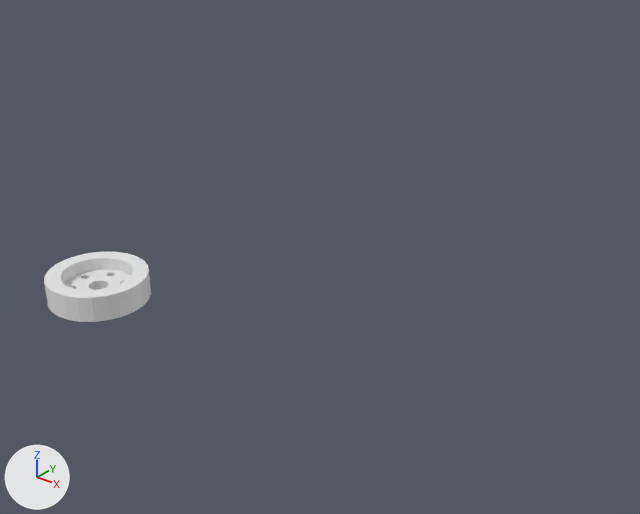
The Blender file wheels/wheels.blend, before and after one commit.
Both versions are drawn from a 50 mm lens placed at (255.0, -182.0, 162.0), pointed at (47.0, 77.0, 1.0). Lighting does not change. The marker at lower left points along +X, +Y and +Z.

The first picture shows 'dispenser'.
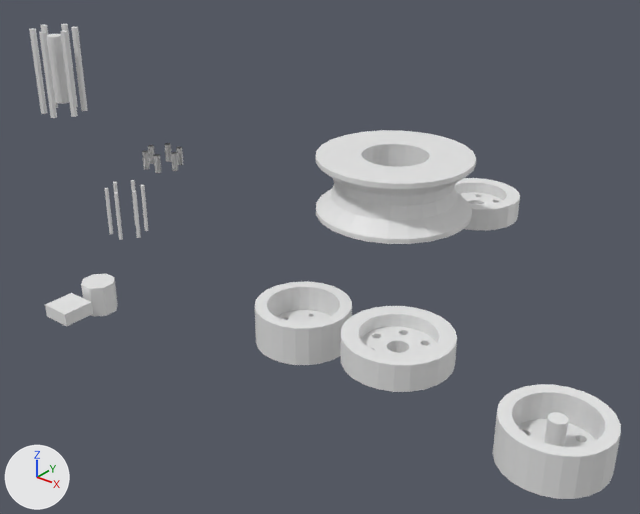
Commit message: autosync egg tray cam

Where the change shows, as pixel boxes [x1, y1, x2, y2] in the pictures (640 x 514 px):
'u-groove', shown: after [316, 130, 476, 244]
'dispenser', moved: before [44, 252, 151, 322]; after [341, 306, 457, 392]
'hub', shown: after [493, 384, 621, 499]
'hub.001', shown: after [255, 282, 352, 365]
'hub-holes', shown: after [29, 24, 88, 118]
'hub.002', shown: after [454, 178, 520, 230]
'cam-hole', added: after [81, 274, 118, 316]
'measure', shown: after [45, 293, 93, 326]
'holes', shown: after [142, 143, 183, 173]
'Cylinder.003', shown: after [114, 192, 123, 240]
'Cylinder.002', shown: after [132, 191, 141, 238]
'Cylinder.001', shown: after [140, 185, 149, 231]
'Cylinder.004', shown: after [104, 188, 113, 234]
'Cylinder', shown: after [131, 180, 136, 226]
'Cylinder.005', shown: after [113, 181, 118, 193]

Diff of the bpy script that builds the scene:
```diff
--- a/wheels/wheels.blend.py
+++ b/wheels/wheels.blend.py
@@ me_cylinder_013 @@
+me_cylinder_013.from_pydata(...)  # an 8-sided cylinder along z spanning x -5.67..5.67, y -5.67..5.67, z -6.14..6.14
@@ ob_measure @@
 ob_measure = bpy.data.objects.new('measure', me_cube_001)
-ob_measure.location = (25.0, 0.0, 0.0)
-ob_measure.scale = (5.0, 5.0, 2.5)
-ob_measure.hide_set(True)  # its collection is switched off
+ob_measure.location = (0.2, -14.4, 0.0)
+ob_measure.scale = (6.0, 6.0, 2.5)
@@ ob_hub @@
 ob_hub = bpy.data.objects.new('hub', me_cylinder)
-ob_hub.location = (0.0, 0.0, 0.0)
-ob_hub.hide_set(True)  # its collection is switched off
+ob_hub.location = (174.9, 29.6, 0.0)
@@ ob_dispenser @@
 ob_dispenser = bpy.data.objects.new('dispenser', me_cylinder_012)
-ob_dispenser.location = (5.0, -0.2, 0.0)
+ob_dispenser.location = (119.1, 34.1, 0.0)
 ob_dispenser.scale = (3.0, 3.0, 5.0)
@@ ob_u_groove @@
 ob_u_groove = bpy.data.objects.new('u-groove', me_cylinder_011)
-ob_u_groove.location = (65.7, 0.0, 24.2)
+ob_u_groove.location = (70.7, 94.7, 24.2)
 ob_u_groove.scale = (3.0, 3.0, 5.0)
-ob_u_groove.hide_viewport = True
@@ ob_hub_001 @@
 ob_hub_001 = bpy.data.objects.new('hub.001', me_cylinder_002)
-ob_hub_001.location = (0.0, 0.0, 0.3)
+ob_hub_001.location = (72.0, 36.0, 0.3)
 ob_hub_001.scale = (3.0, 3.0, 5.0)
-ob_hub_001.hide_viewport = True
@@ ob_hub_002 @@
 ob_hub_002 = bpy.data.objects.new('hub.002', me_cylinder_003)
-ob_hub_002.location = (-49.4, 0.0, 2.1)
+ob_hub_002.location = (75.0, 156.1, 2.1)
 ob_hub_002.scale = (3.0, 3.0, 5.0)
-ob_hub_002.hide_viewport = True
@@ ob_cylinder_004 @@
 ob_cylinder_004 = bpy.data.objects.new('Cylinder.004', me_cylinder_008)
-ob_cylinder_004.location = (-5.9, -7.6, -27.9)
+ob_cylinder_004.location = (-117.1, 96.6, -27.9)
 ob_cylinder_004.rotation_euler = (0.0, 0.0, -4.252)  # degrees (0, 0, -244)
 ob_cylinder_004.scale = (1.15, 1.15, 13.5)
-ob_cylinder_004.hide_set(True)  # its collection is switched off
@@ ob_cylinder_005 @@
 ob_cylinder_005.scale = (1.15, 1.15, 13.5)
-ob_cylinder_005.hide_set(True)  # its collection is switched off
@@ ob_cylinder_003 @@
 ob_cylinder_003.scale = (1.15, 1.15, 13.5)
-ob_cylinder_003.hide_set(True)  # its collection is switched off
@@ ob_cylinder_002 @@
 ob_cylinder_002.scale = (1.15, 1.15, 13.5)
-ob_cylinder_002.hide_set(True)  # its collection is switched off
@@ ob_cylinder_001 @@
 ob_cylinder_001.scale = (1.15, 1.15, 13.5)
-ob_cylinder_001.hide_set(True)  # its collection is switched off
@@ ob_cylinder @@
 ob_cylinder.scale = (1.15, 1.15, 13.5)
-ob_cylinder.hide_set(True)  # its collection is switched off
@@ ob_holes @@
 ob_holes = bpy.data.objects.new('holes', me_cylinder_001)
-ob_holes.location = (37.4, 0.0, 0.0)
-ob_holes.hide_set(True)  # its collection is switched off
+ob_holes.location = (-111.7, 133.5, 0.0)
@@ ob_hub_holes @@
 ob_hub_holes = bpy.data.objects.new('hub-holes', me_cylinder_010)
-ob_hub_holes.location = (-9.6, 1.3, 55.5)
-ob_hub_holes.hide_set(True)  # its collection is switched off
+ob_hub_holes.location = (-121.2, 73.8, 55.5)
@@ ob_cam_hole @@
+ob_cam_hole = bpy.data.objects.new('cam-hole', me_cylinder_013)
+ob_cam_hole.location = (0.0, 0.0, 0.0)
+ob_cam_hole.scale = (1.06, 1.06, 0.977)
```
